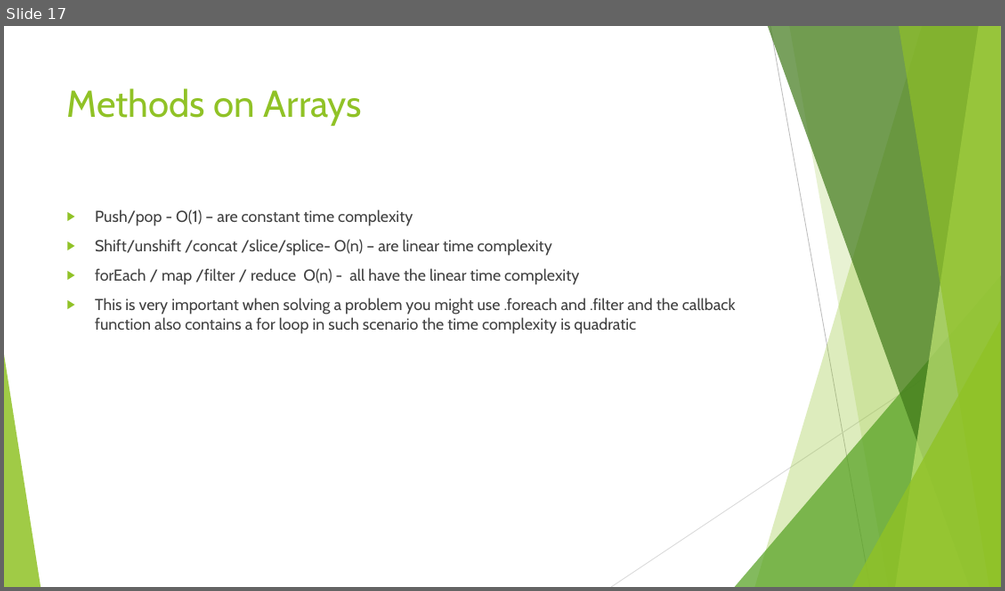
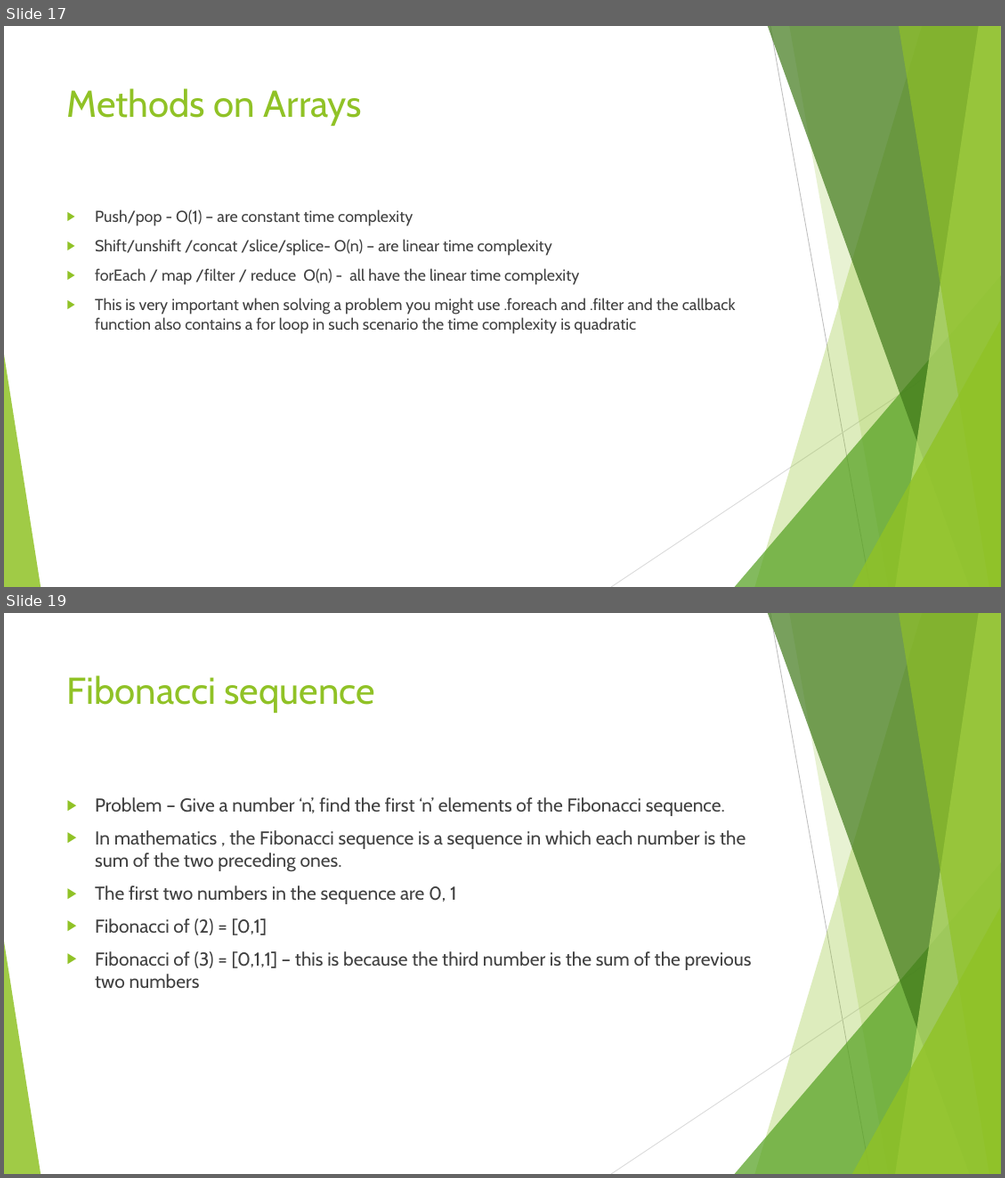
Before and after one commit to divyaparyani67/DSA, a slide deck: DSA- Learning.pptx. Shown one above the other, each under a label of ours: slide 17 before the commit, slides 17 and 19 after it; the slides between them are not shown. The pictures are 1005x591 and 1005x1178 pixels, drawn with LibreOffice and Linux fonts; fonts in the diff are those of the drawing. Boxes give left, top, right and bottom in pixels: in the first picture for what was removed or moved away, otherwise in the second. Text is boxed around its words. In the diff, an @@ line names an element or a change of style, - is before the commit and + after.

Commit message:
fibonacce Sequence

```diff
--- a/DSA- Learning.pptx
+++ b/DSA- Learning.pptx
@@ slide 19 added at (4,613,1001,1174), background #FFFFFF; not listed: 10 template elements that a slide beside it also shows @@
@@ title added at (67,675,375,713), 36 pt, text #90C226 @@
+Fibonacci sequence
@@ text added at (95,797,752,988), 18 pt, text #404040 @@
+▶ Problem – Give a number ‘n’, find the first ‘n’ elements of the Fibonacci sequence.
+▶ In mathematics , the Fibonacci sequence is a sequence in which each number is the sum of the two preceding ones.
+▶ The first two numbers in the sequence are 0, 1
+▶ Fibonacci of (2) = [0,1]
+▶ Fibonacci of (3) = [0,1,1] – this is because the third number is the sum of the previous two numbers
```
Also in this commit, not shown: 1 slide changed, 1 slide removed, 2 other files.
